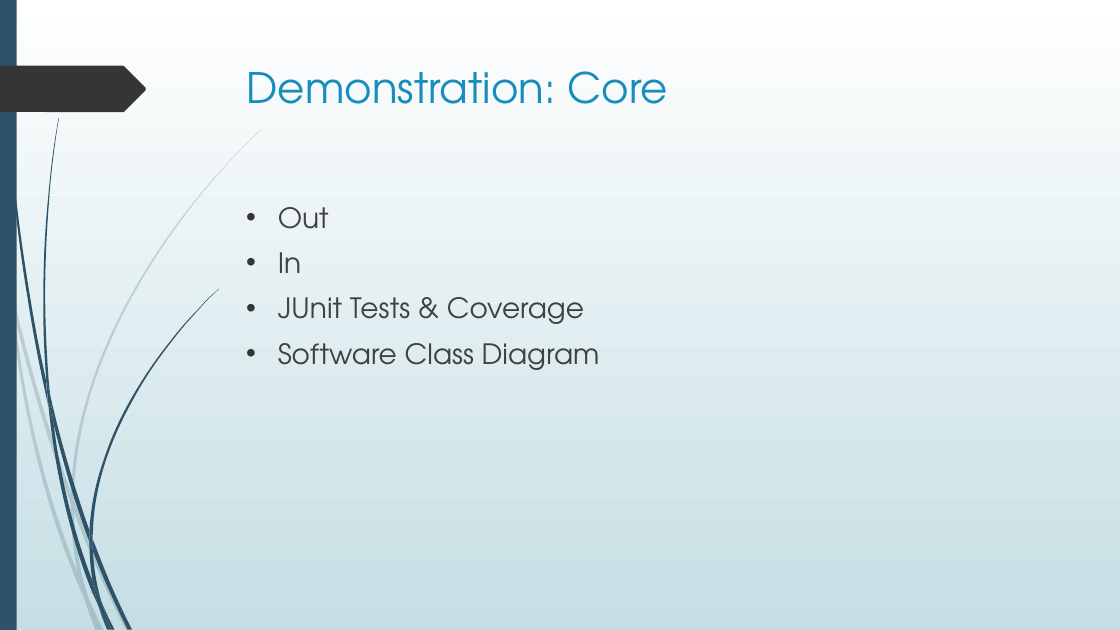
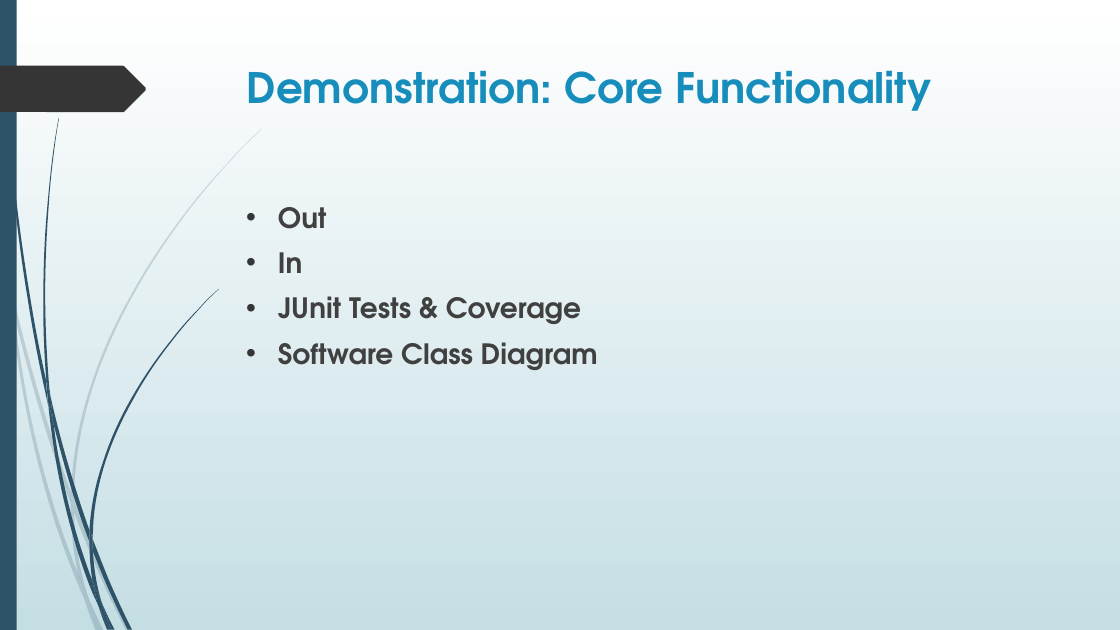
Before and after one commit to dan-ward/TP-6, a slide deck: slide 4 of TRL_final/Textbook Rental Library - Presentation.pptx. Drawn at 1120x630 pixels with LibreOffice and Linux fonts; fonts in the diff are those of the drawing. Boxes give left, top, right and bottom in pixels: in the first picture for what was removed or moved away, otherwise in the second. Text is boxed around its words. In the diff, an @@ line names an element or a change of style, - is before the commit and + after.

Commit message:
Revised slides

```diff
--- a/TRL_final/Textbook Rental Library - Presentation.pptx
+++ b/TRL_final/Textbook Rental Library - Presentation.pptx
@@ title at bbox=[247, 70, 932, 111]: text changed; bold on @@
-Demonstration: Core
+Demonstration: Core Functionality
@@ text "Out" at bbox=[278, 207, 598, 370]: bold on @@
```
Also in this commit, not shown: 5 other slides changed, 3 slides added.
